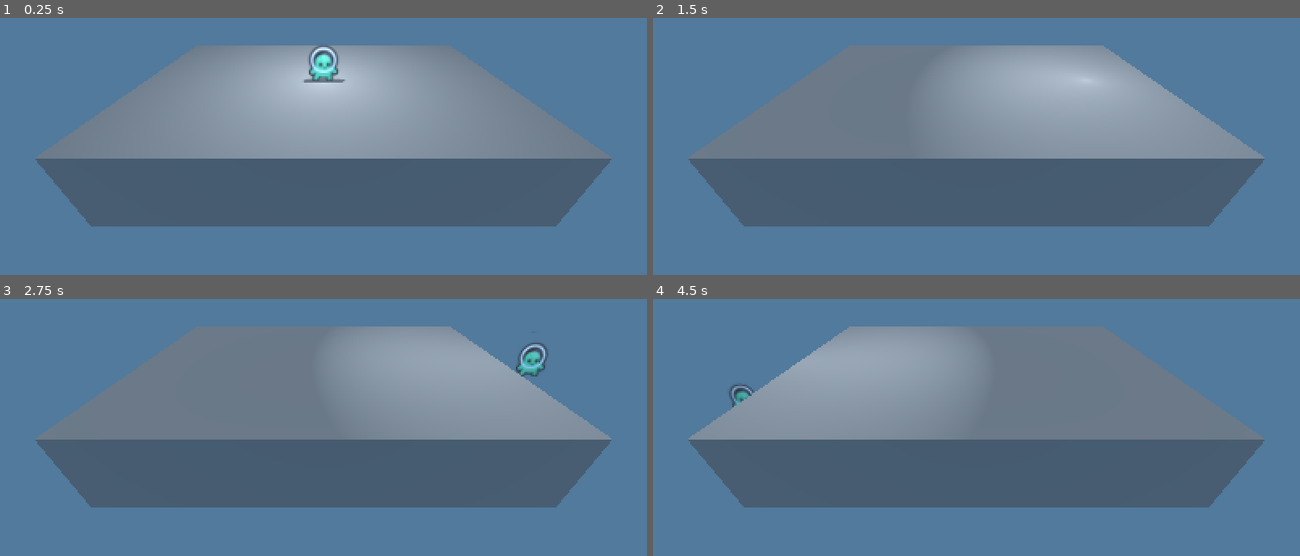
Above: before the commit, frames 1-4 (two rows, left to right).
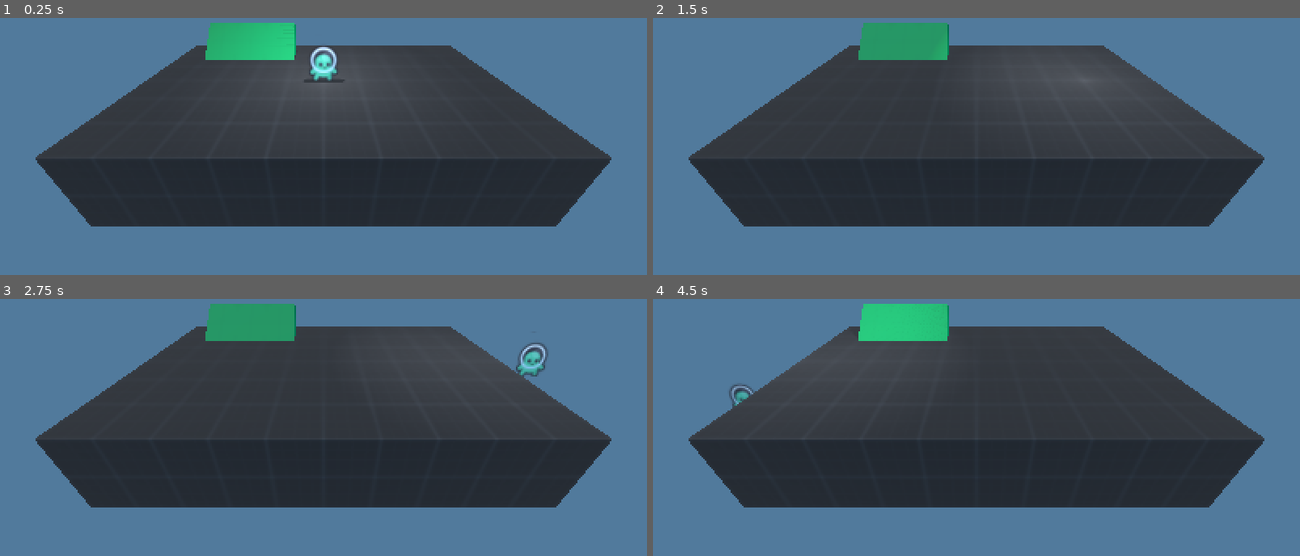
Above: after the commit, the same moments.

Repository: jglrxavpok/STS
Game: Godot game, scene res://staging/jvernay/terrain.tscn
Same seed, same stepped clock (60 frames per second), same inputs: the game is played once before the commit and once after it. This scene is started directly instead of the project's main scene.
Inputs:
- Up to frame 1 (0.25 s): no input
- Up to frame 2 (1.5 s): tap Enter at 0.5 s; hold Right (player_move_right) 0.53-1.28 s; tap Space (ui_select) at 0.6, 0.77, 1.07, 1.35 s; hold Left (player_move_left) from 1.28 s (still down)
- Up to frame 3 (2.75 s): tap Space (ui_select) at 1.52, 1.82, 2.1 s; release Left (player_move_left) at 2.03 s; hold Right (player_move_right) from 2.03 s (still down)
- Up to frame 4 (4.5 s): tap Space (ui_select) at 2.85, 3.02, 3.32, 3.6, 3.77, 4.07, 4.35 s; release Right (player_move_right) at 3.53 s; hold Left (player_move_left) from 3.53 s (still down)

The runs differ from the first frame. In frame 1, 50% of the frame differs, in the area x 5-95%, y 1-82%; in frame 2, 51%; in frame 3, 51%; in frame 4, 51%.

Commit message:
Added maps/placeholder

Diff:
--- a/project.godot
+++ b/project.godot
@@ -23,6 +23,12 @@
 
 [input]
 
+ui_select={
+"deadzone": 0.5,
+"events": [Object(InputEventJoypadButton,"resource_local_to_scene":false,"resource_name":"","device":0,"button_index":0,"pressure":0.0,"pressed":false,"script":null)
+, Object(InputEventKey,"resource_local_to_scene":false,"resource_name":"","device":0,"window_id":0,"alt_pressed":false,"shift_pressed":false,"ctrl_pressed":false,"meta_pressed":false,"pressed":false,"keycode":32,"physical_keycode":0,"key_label":0,"unicode":32,"location":0,"echo":false,"script":null)
+]
+}
 player_move_left={
 "deadzone": 0.2,
 "events": [Object(InputEventJoypadMotion,"resource_local_to_scene":false,"resource_name":"","device":-1,"axis":0,"axis_value":-1.0,"script":null)
@@ -35,12 +41,6 @@
 , Object(InputEventKey,"resource_local_to_scene":false,"resource_name":"","device":0,"window_id":0,"alt_pressed":false, …(185 unchanged characters)…
 ]
 }
-ui_select={
-"deadzone": 0.5,
-"events": [Object(InputEventJoypadButton,"resource_local_to_scene":false,"resource_name":"","device":0,"button_index":0,"pressure":0.0,"pressed":false,"script":null)
-, Object(InputEventKey,"resource_local_to_scene":false,"resource_name":"","device":0,"window_id":0,"alt_pressed":false,"shift_pressed":false,"ctrl_pressed":false,"meta_pressed":false,"pressed":false,"keycode":32,"physical_keycode":0,"key_label":0,"unicode":32,"location":0,"echo":false,"script":null)
-]
-}
 
 [rendering]
 
--- /dev/null
+++ b/scenes/maps/placeholder/placeholder.tscn
@@ -0,0 +1,40 @@
+[gd_scene load_steps=8 format=3 uid="uid://c2tpfw4h46si4"]
+
+[ext_resource type="Texture2D" uid="uid://bamlumdwg4u33" path="res://scenes/maps/placeholder/texture_01.png" id="1_k803h"]
+[ext_resource type="Texture2D" uid="uid://b1bcqcmpi5vic" path="res://scenes/maps/placeholder/texture_10.png" id="2_2pvw8"]
+
+[sub_resource type="BoxShape3D" id="BoxShape3D_3mlxh"]
+size = Vector3(6, 2, 10)
+
+[sub_resource type="StandardMaterial3D" id="StandardMaterial3D_qhm3b"]
+albedo_texture = ExtResource("1_k803h")
+uv1_scale = Vector3(0.5, 0.5, 0.5)
+uv1_triplanar = true
+uv2_scale = Vector3(6, 6, 6)
+
+[sub_resource type="BoxMesh" id="BoxMesh_k803h"]
+material = SubResource("StandardMaterial3D_qhm3b")
+size = Vector3(6, 2, 10)
+
+[sub_resource type="StandardMaterial3D" id="StandardMaterial3D_d1uih"]
+albedo_texture = ExtResource("2_2pvw8")
+uv1_scale = Vector3(0.5, 0.5, 0.5)
+uv1_triplanar = true
+
+[sub_resource type="PrismMesh" id="PrismMesh_78kd7"]
+material = SubResource("StandardMaterial3D_d1uih")
+left_to_right = 0.0
+size = Vector3(1, 1, 3)
+
+[node name="Map_Placeholder" type="StaticBody3D"]
+
+[node name="CollisionShape3D" type="CollisionShape3D" parent="."]
+shape = SubResource("BoxShape3D_3mlxh")
+
+[node name="Ground" type="MeshInstance3D" parent="."]
+mesh = SubResource("BoxMesh_k803h")
+skeleton = NodePath("../..")
+
+[node name="Bush1" type="MeshInstance3D" parent="."]
+transform = Transform3D(1, 0, 0, 0, 1, 0, 0, 0, 1, -2, 1.5, 2.5)
+mesh = SubResource("PrismMesh_78kd7")
--- a/staging/jvernay/terrain.tscn
+++ b/staging/jvernay/terrain.tscn
@@ -1,19 +1,14 @@
-[gd_scene load_steps=8 format=3 uid="uid://cosrj2doburlf"]
+[gd_scene load_steps=7 format=3 uid="uid://cosrj2doburlf"]
 
 [ext_resource type="Script" uid="uid://sdghg8ca3ryc" path="res://staging/jvernay/kenney.gd" id="1_0k3k7"]
 [ext_resource type="Texture2D" uid="uid://b0y0v863k2he4" path="res://staging/jvernay/kenney.png" id="1_2is8l"]
 [ext_resource type="Script" uid="uid://nerg4rbscfgr" path="res://staging/jvernay/terrain.gd" id="1_ddngf"]
+[ext_resource type="PackedScene" uid="uid://c2tpfw4h46si4" path="res://scenes/maps/placeholder/placeholder.tscn" id="4_d0fn6"]
 
 [sub_resource type="Environment" id="Environment_ddngf"]
 background_mode = 1
 background_color = Color(0.461745, 0.691611, 0.88588, 1)
 background_energy_multiplier = 0.69
-
-[sub_resource type="BoxShape3D" id="BoxShape3D_wppqd"]
-size = Vector3(6, 2, 10)
-
-[sub_resource type="BoxMesh" id="BoxMesh_wppqd"]
-size = Vector3(6, 2, 10)
 
 [sub_resource type="CapsuleShape3D" id="CapsuleShape3D_wppqd"]
 height = 1.0
@@ -21,16 +16,6 @@
 [node name="JVernay" type="WorldEnvironment"]
 environment = SubResource("Environment_ddngf")
 script = ExtResource("1_ddngf")
-
-[node name="Terrain" type="StaticBody3D" parent="."]
-transform = Transform3D(1, 0, 0, 0, 1, 0, 0, 0, 1, 0, -1, 0)
-
-[node name="CollisionShape3D" type="CollisionShape3D" parent="Terrain"]
-shape = SubResource("BoxShape3D_wppqd")
-
-[node name="MeshInstance3D" type="MeshInstance3D" parent="Terrain"]
-mesh = SubResource("BoxMesh_wppqd")
-skeleton = NodePath("../..")
 
 [node name="Camera3D" type="Camera3D" parent="."]
 transform = Transform3D(-3.78552e-08, -0.5, 0.866025, -2.18557e-08, 0.866025, 0.5, -1, 5.32907e-15, -4.37114e-08, 6, 3, 0)
@@ -64,3 +49,6 @@
 transform = Transform3D(0.965926, -1.13133e-08, 0.258819, -0.258819, -4.2222e-08, 0.965926, 0, -1, -4.37114e-08, 0, 8, 0)
 light_energy = 0.2
 light_specular = 8.396
+
+[node name="Map_Placeholder" parent="." instance=ExtResource("4_d0fn6")]
+transform = Transform3D(1, 0, 0, 0, 1, 0, 0, 0, 1, 0, -1, 0)
Binary file added: scenes/maps/placeholder/texture_01.png
Not shown, added: scenes/maps/placeholder/texture_01.png.import
Binary file added: scenes/maps/placeholder/texture_10.png
Not shown, added: scenes/maps/placeholder/texture_10.png.import
